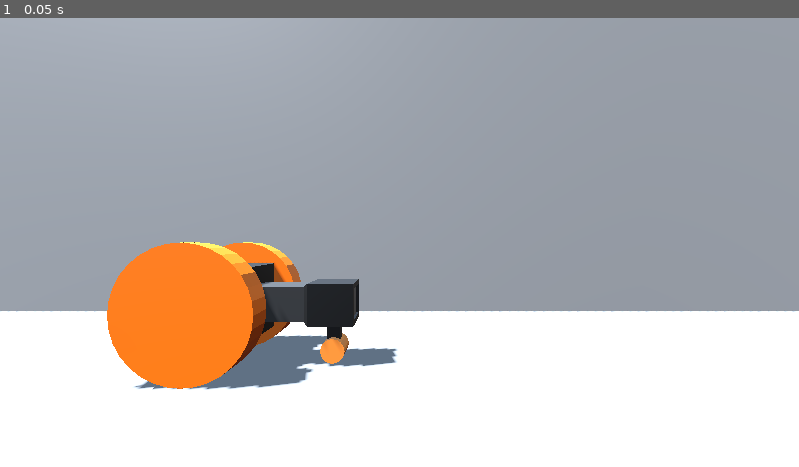
Above: before the commit, frame 1.
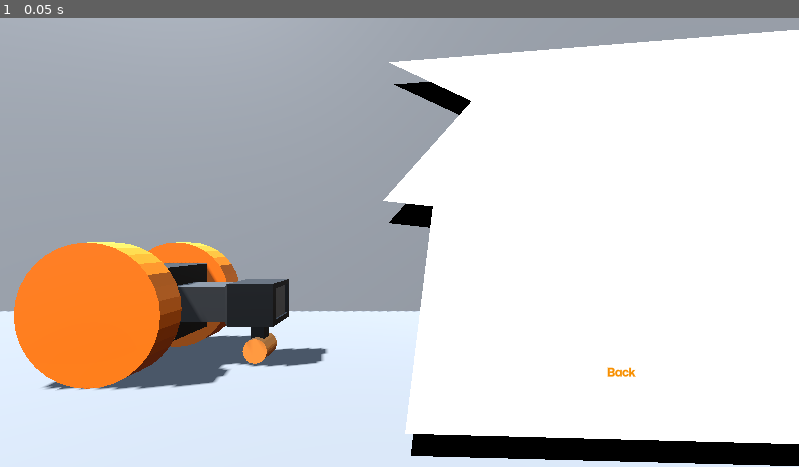
Above: after the commit, the same moment.

Repository: Username4D/Frameclash
Game: Godot game, scene res://scenes/main_menu.tscn
The game is run twice, just before and just after one commit, with the same random seed, the same clock (stepped at 60 frames per second) and the same inputs. This scene is started directly instead of the project's main scene.
Inputs:
- Up to frame 1 (0.05 s): no input

The runs differ from the first frame. In frame 1, 53% of the frame differs, in the area x 0-100%, y 2-100%.

Commit message:
created main_menu_ui scene and page template scene

Diff:
--- a/scenes/main_menu.tscn
+++ b/scenes/main_menu.tscn
@@ -1,6 +1,7 @@
-[gd_scene load_steps=7 format=3 uid="uid://brf6v3rggeihi"]
+[gd_scene load_steps=9 format=3 uid="uid://brf6v3rggeihi"]
 
 [ext_resource type="PackedScene" uid="uid://dnt8jx63id2k1" path="res://assets/player.glb" id="1_l6cm7"]
+[ext_resource type="PackedScene" uid="uid://m75qqhuatd0u" path="res://scenes/main_menu_ui.tscn" id="2_ekxnf"]
 
 [sub_resource type="ProceduralSkyMaterial" id="ProceduralSkyMaterial_xsilq"]
 sky_horizon_color = Color(0.66224277, 0.6717428, 0.6867428, 1)
@@ -19,6 +20,9 @@
 
 [sub_resource type="BoxMesh" id="BoxMesh_5a6dn"]
 size = Vector3(40, 10, 10)
+
+[sub_resource type="StandardMaterial3D" id="StandardMaterial3D_ekxnf"]
+albedo_color = Color(0.45452392, 0.45452434, 0.45452416, 1)
 
 [node name="main_menu" type="Node3D"]
 
@@ -41,6 +45,9 @@
 transform = Transform3D(1, 0, 0, 0, 1, 0, 0, 0, 1, 0, -5, -2)
 mesh = SubResource("BoxMesh_5a6dn")
 skeleton = NodePath("../Camera3D")
+surface_material_override/0 = SubResource("StandardMaterial3D_ekxnf")
 
 [node name="player2" parent="." instance=ExtResource("1_l6cm7")]
-transform = Transform3D(1, 0, 0, 0, 1, 0, 0, 0, 1, -3, 1, -2)
+transform = Transform3D(1, 0, 0, 0, 1, 0, 0, 0, 1, -4.275, 1, -2)
+
+[node name="main_menu_ui" parent="." instance=ExtResource("2_ekxnf")]
--- /dev/null
+++ b/scenes/main_menu_ui.tscn
@@ -0,0 +1,18 @@
+[gd_scene load_steps=2 format=3 uid="uid://m75qqhuatd0u"]
+
+[ext_resource type="PackedScene" uid="uid://dvb3jtscckqy8" path="res://scenes/page.tscn" id="1_rayio"]
+
+[node name="main_menu_ui" type="Node2D"]
+
+[node name="Polygon2D2" type="Polygon2D" parent="."]
+position = Vector2(-48, 24)
+color = Color(0, 0, 0, 1)
+polygon = PackedVector2Array(1216, 24, 616, 72, 736, 128, 608, 272, 680, 280, 640, 608, 1240, 624)
+
+[node name="Polygon2D" type="Polygon2D" parent="."]
+position = Vector2(-56, -8)
+polygon = PackedVector2Array(1216, 24, 616, 72, 736, 128, 608, 272, 680, 280, 640, 608, 1240, 624)
+
+[node name="page" parent="." instance=ExtResource("1_rayio")]
+offset_left = 640.0
+offset_right = 640.0
--- /dev/null
+++ b/scenes/page.tscn
@@ -0,0 +1,46 @@
+[gd_scene load_steps=8 format=3 uid="uid://dvb3jtscckqy8"]
+
+[ext_resource type="FontFile" uid="uid://bnovlpwfj1t3b" path="res://assets/MomoTrustDisplay-Regular.ttf" id="1_1g3qv"]
+[ext_resource type="Script" uid="uid://bctg1nb6fw0eu" path="res://scripts/page.gd" id="2_6ni5k"]
+
+[sub_resource type="StyleBoxEmpty" id="StyleBoxEmpty_lufvv"]
+
+[sub_resource type="StyleBoxFlat" id="StyleBoxFlat_kkqxg"]
+bg_color = Color(0.96862745, 0.56078434, 0, 1)
+corner_radius_top_left = 24
+corner_radius_top_right = 24
+corner_radius_bottom_right = 24
+corner_radius_bottom_left = 24
+
+[sub_resource type="StyleBoxEmpty" id="StyleBoxEmpty_1g3qv"]
+
+[sub_resource type="StyleBoxEmpty" id="StyleBoxEmpty_6ni5k"]
+
+[sub_resource type="StyleBoxEmpty" id="StyleBoxEmpty_5g3ik"]
+
+[node name="page" type="Control"]
+layout_mode = 3
+anchors_preset = 15
+anchor_right = 1.0
+anchor_bottom = 1.0
+offset_right = -640.0
+grow_horizontal = 2
+grow_vertical = 2
+
+[node name="back" type="Button" parent="."]
+layout_mode = 0
+offset_left = 160.0
+offset_top = 488.0
+offset_right = 352.0
+offset_bottom = 536.0
+theme_override_colors/font_color = Color(0.96862745, 0.56078434, 0, 1)
+theme_override_colors/font_focus_color = Color(0.96862745, 0.56078434, 0, 1)
+theme_override_colors/font_hover_color = Color(0.96862745, 0.56078434, 0, 1)
+theme_override_fonts/font = ExtResource("1_1g3qv")
+theme_override_styles/normal = SubResource("StyleBoxEmpty_lufvv")
+theme_override_styles/pressed = SubResource("StyleBoxFlat_kkqxg")
+theme_override_styles/hover = SubResource("StyleBoxEmpty_1g3qv")
+theme_override_styles/disabled = SubResource("StyleBoxEmpty_6ni5k")
+theme_override_styles/focus = SubResource("StyleBoxEmpty_5g3ik")
+text = "Back"
+script = ExtResource("2_6ni5k")
--- /dev/null
+++ b/scripts/page.gd
@@ -0,0 +1 @@
+extends Button
Binary file added: assets/MomoTrustDisplay-Regular.ttf
Not shown, added: assets/MomoTrustDisplay-Regular.ttf.import
Not shown, added: licenses.txt
Not shown, added: scripts/page.gd.uid
